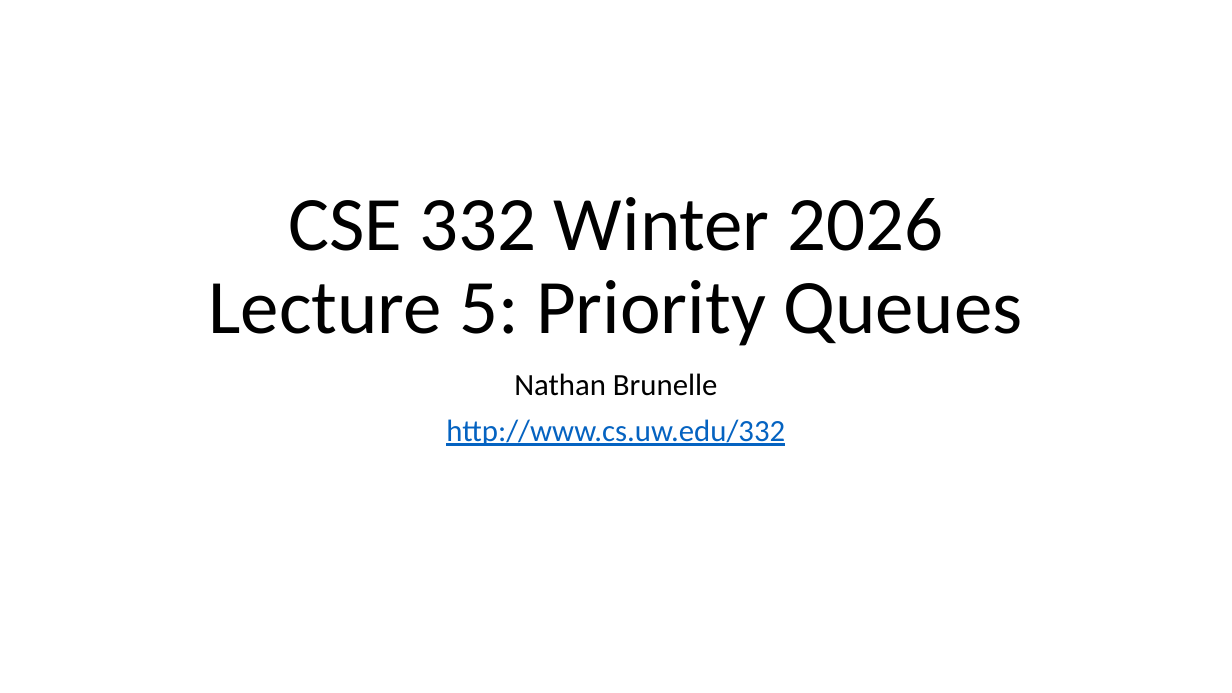
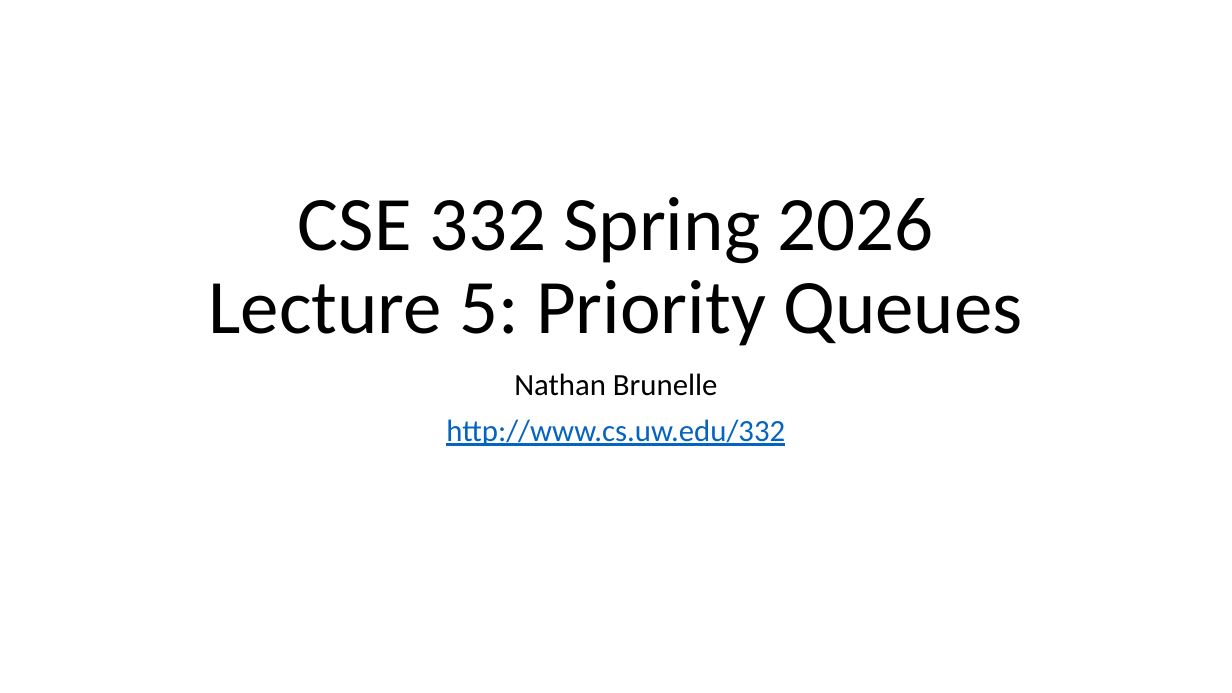
Before and after one commit to natebrunelle/cse332, a slide deck: slide 1 of demo_site/files/slides/lecture5_pqs_inkb.pptx. Drawn at 1232x693 pixels with LibreOffice and Linux fonts; fonts in the diff are those of the drawing. Boxes give left, top, right and bottom in pixels: in the first picture for what was removed or moved away, otherwise in the second. Text is boxed around its words. In the diff, an @@ line names an element or a change of style, - is before the commit and + after.

```diff
--- a/demo_site/files/slides/lecture5_pqs_inkb.pptx
+++ b/demo_site/files/slides/lecture5_pqs_inkb.pptx
@@ title at <box>208,197,1022,346</box>: text changed @@
-CSE 332 Winter 2026
-Lecture 5: Priority Queues
+CSE 332 Spring 2026
+Lecture 5: Priority Queues
```
Also in this commit, not shown: 30 other slides changed, 1 slide added, 1 slide removed, 9 other files.
